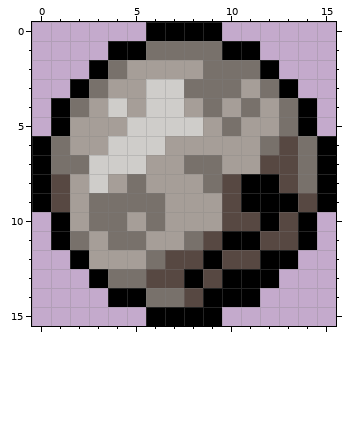
File history of a pixel-art sprite, interface/bookmarks/icons/moon.png. The picture above was drawn from the file before the commit.
The file is 16x16 pixels.
After:
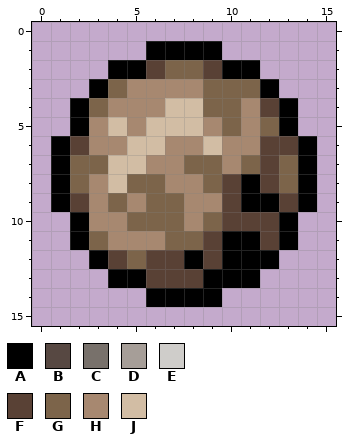
Palette (. is transparent): A #000000  B #574842  C #78716b  D #a69e98  E #cfcdca  F #594135  G #7c644a  H #a78870  J #d2bda4
Commit message: Lunar system view and UI icons
Edits made:
Changed rows in their new state; - is an unchanged pixel.
first column x 0:
 0 ------....------
 1 ----..AAAA..----
 2 ---.AAFGGFAA.---
 3 --.AGHHHHGGGA.--
 4 -.AGHHHJJGGHFA.-
 5 -.AHJHJJJHGHGA.-
 6 .AFHHJJHHJHHFFA.
 7 .AGGJJHHGGHGFGA.
 8 .AGHJGGHHGF-FGA.
 9 .AFHGHGGHHF--FA.
10 -.AHHGGGHGFFFA.-
11 -.AGHHHGGF--FA.-
12 --.AFGFFAFAA-.--
13 ---.AAFFFA--.---
14 ----..AAA-..----
15 ------....------
Pixel boxes of the changes (left, top, right, bottom) in both pictures:
changed: (32, 22, 336, 326)
